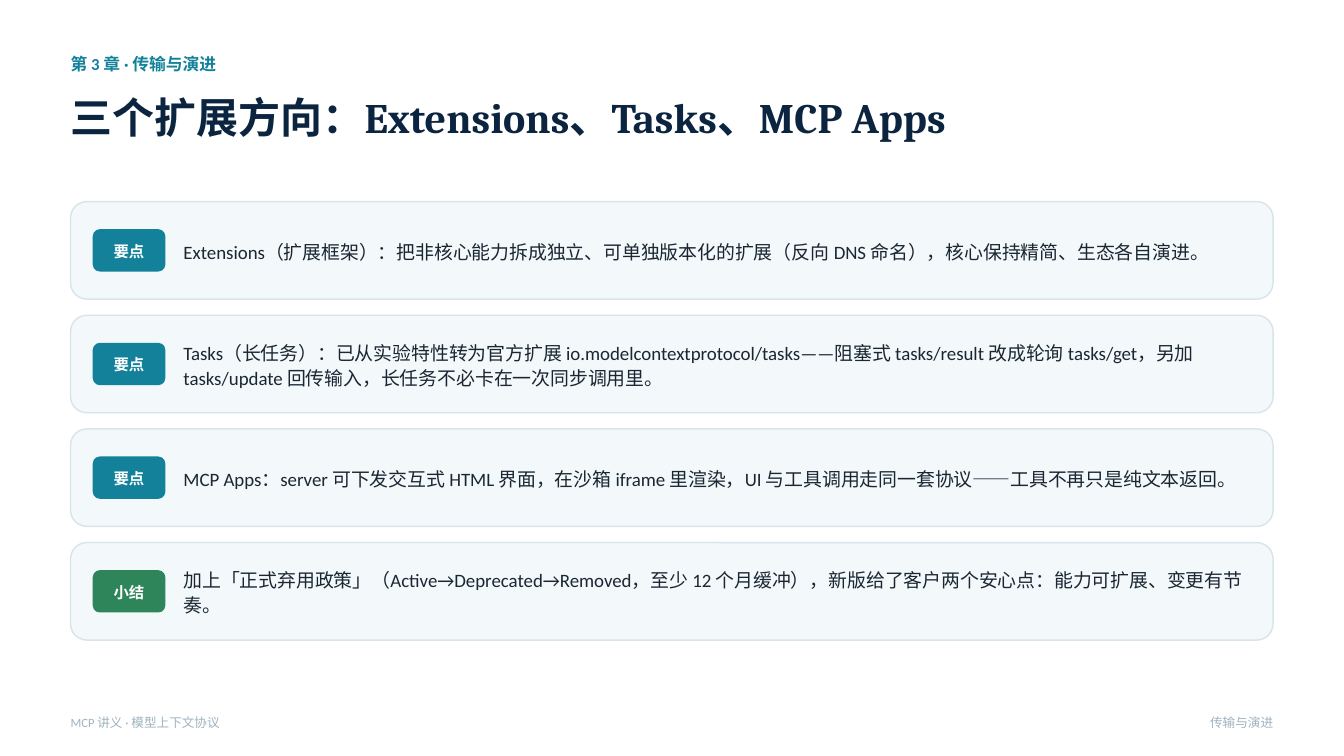
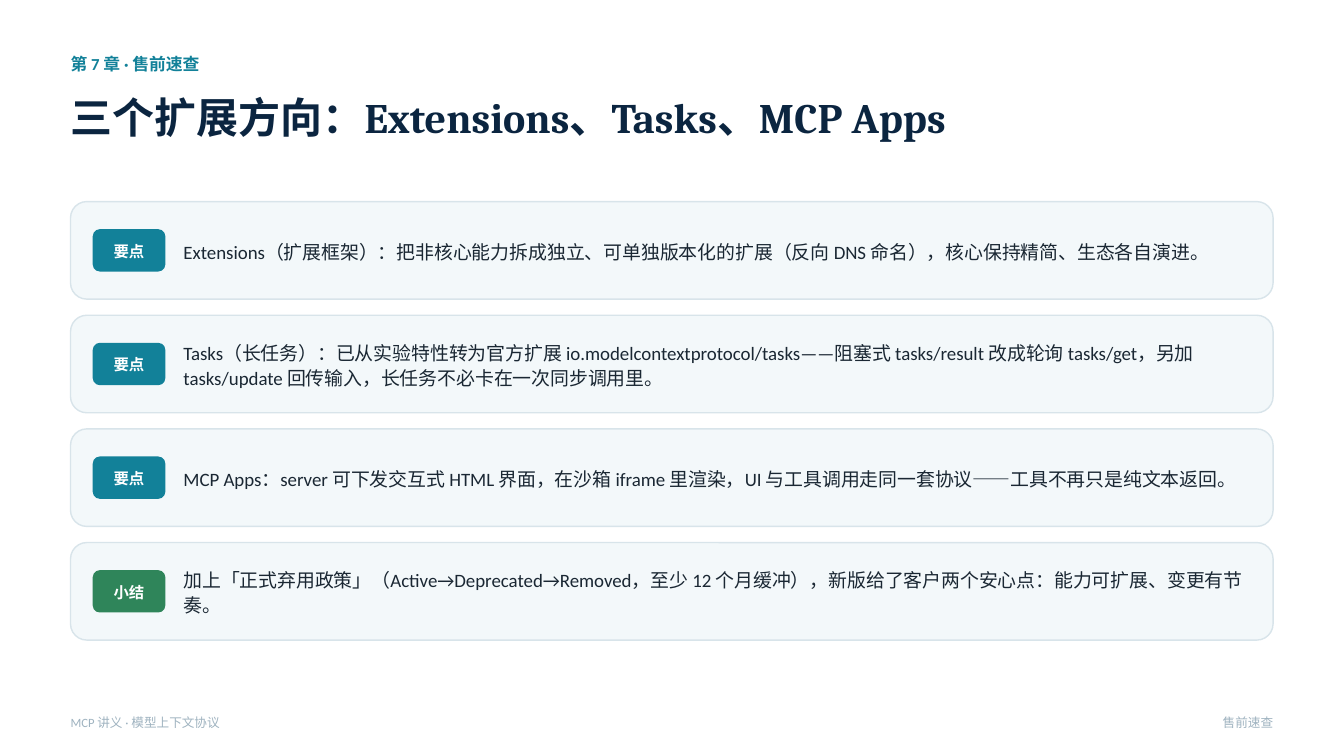
Before and after one commit to jasonlijiaxiang/ai-knowledge-base, a slide deck: slide 76 of PPT-version/MCP/MCP-讲义.pptx (slide 36 before the commit). Drawn at 1344x756 pixels with LibreOffice and Linux fonts; fonts in the diff are those of the drawing. Boxes give left, top, right and bottom in pixels: in the first picture for what was removed or moved away, otherwise in the second. Text is boxed around its words. In the diff, an @@ line names an element or a change of style, - is before the commit and + after.

```diff
--- a/PPT-version/MCP/MCP-讲义.pptx
+++ b/PPT-version/MCP/MCP-讲义.pptx
@@ text at box(71, 53, 199, 75): text changed @@
-第 3 章 · 传输与演进
+第 7 章 · 售前速查
@@ text at box(1223, 716, 1273, 728): text changed @@
-传输与演进
+售前速查
```
Also in this commit, not shown: 3 other slides changed, 2 slides added, 14 other files.
